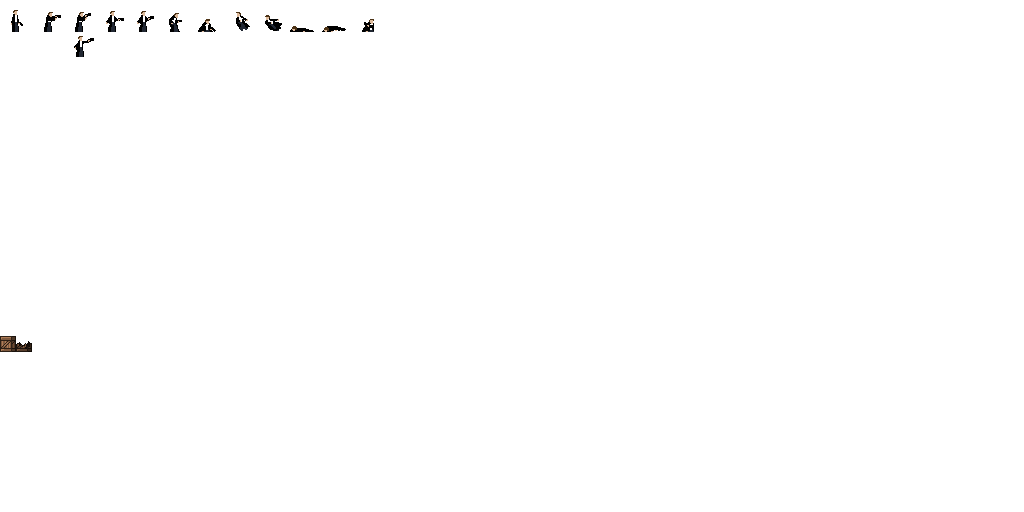
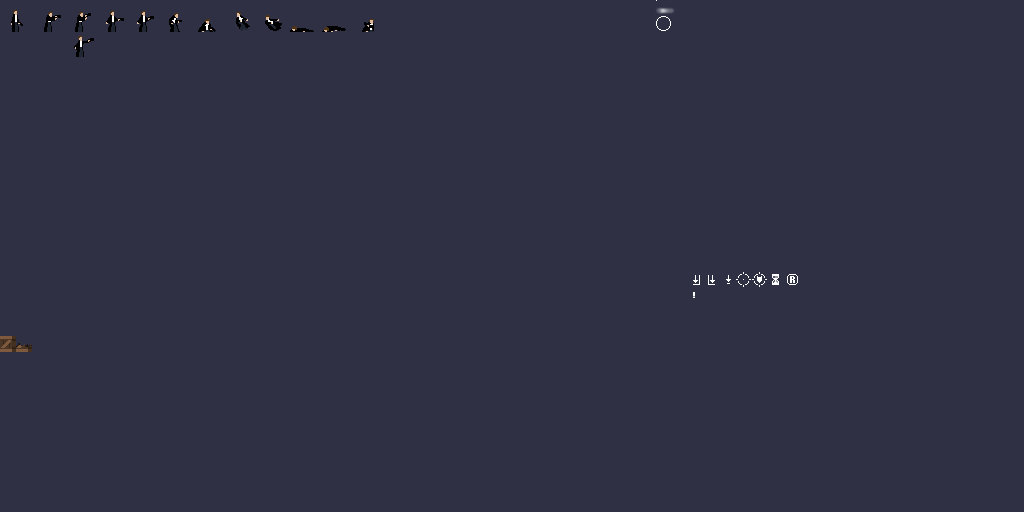
Revision of a layered 1024px x 512px image; what changed, layer by layer:
painted on "tiles" over box(0, 16, 671, 352)
showed "bg" over box(0, 0, 1024, 512)
